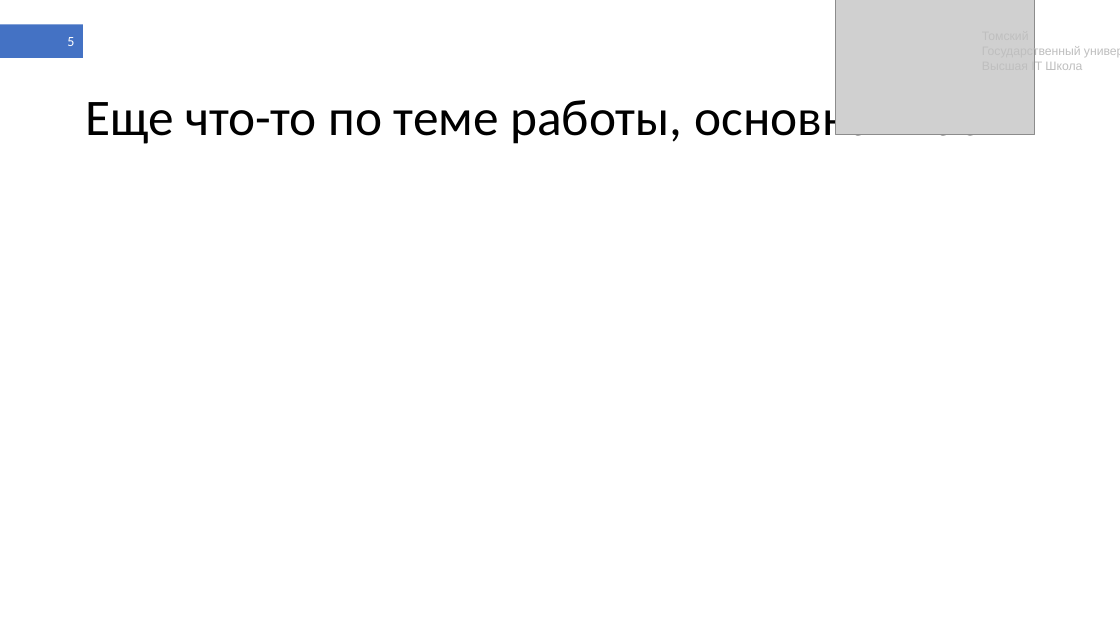
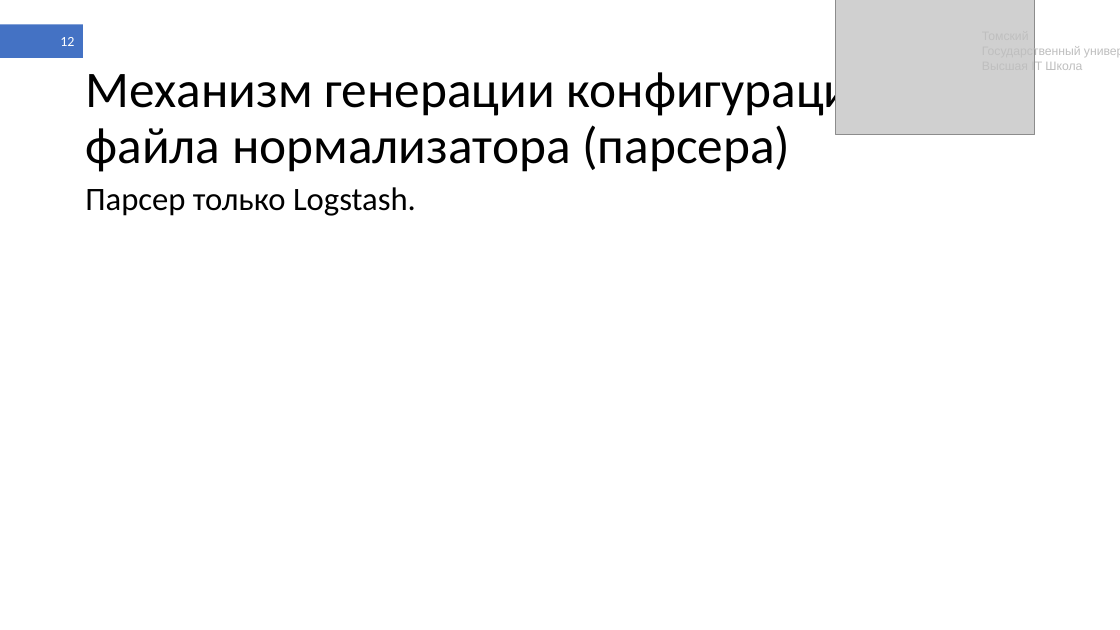
Before and after one commit to shameoff/GraduateWork, a slide deck: slide 12 of Презентация ВКР (в шаблоне).pptx (slide 5 before the commit). Drawn at 1120x630 pixels with LibreOffice and Linux fonts; fonts in the diff are those of the drawing; grey boxes stand for pictures. Boxes give left, top, right and bottom in pixels: in the first picture for what was removed or moved away, otherwise in the second. Text is boxed around its words. In the diff, an @@ line names an element or a change of style, - is before the commit and + after.

Commit message:
Make a draft for presentation

```diff
--- a/Презентация ВКР (в шаблоне).pptx
+++ b/Презентация ВКР (в шаблоне).pptx
@@ page number at (x1=60, y1=37, x2=74, y2=46): text changed @@
-5
+12
@@ title at (x1=85, y1=65, x2=1004, y2=172): text changed @@
-Еще что-то по теме работы, основная часть
+Механизм генерации конфигурационного файла нормализатора (парсера)
@@ text added at (x1=85, y1=187, x2=416, y2=216), 28 pt, text #000000 @@
+Парсер только Logstash.
```
Also in this commit, not shown: 3 other slides changed, 9 slides added, 1 slide removed.
